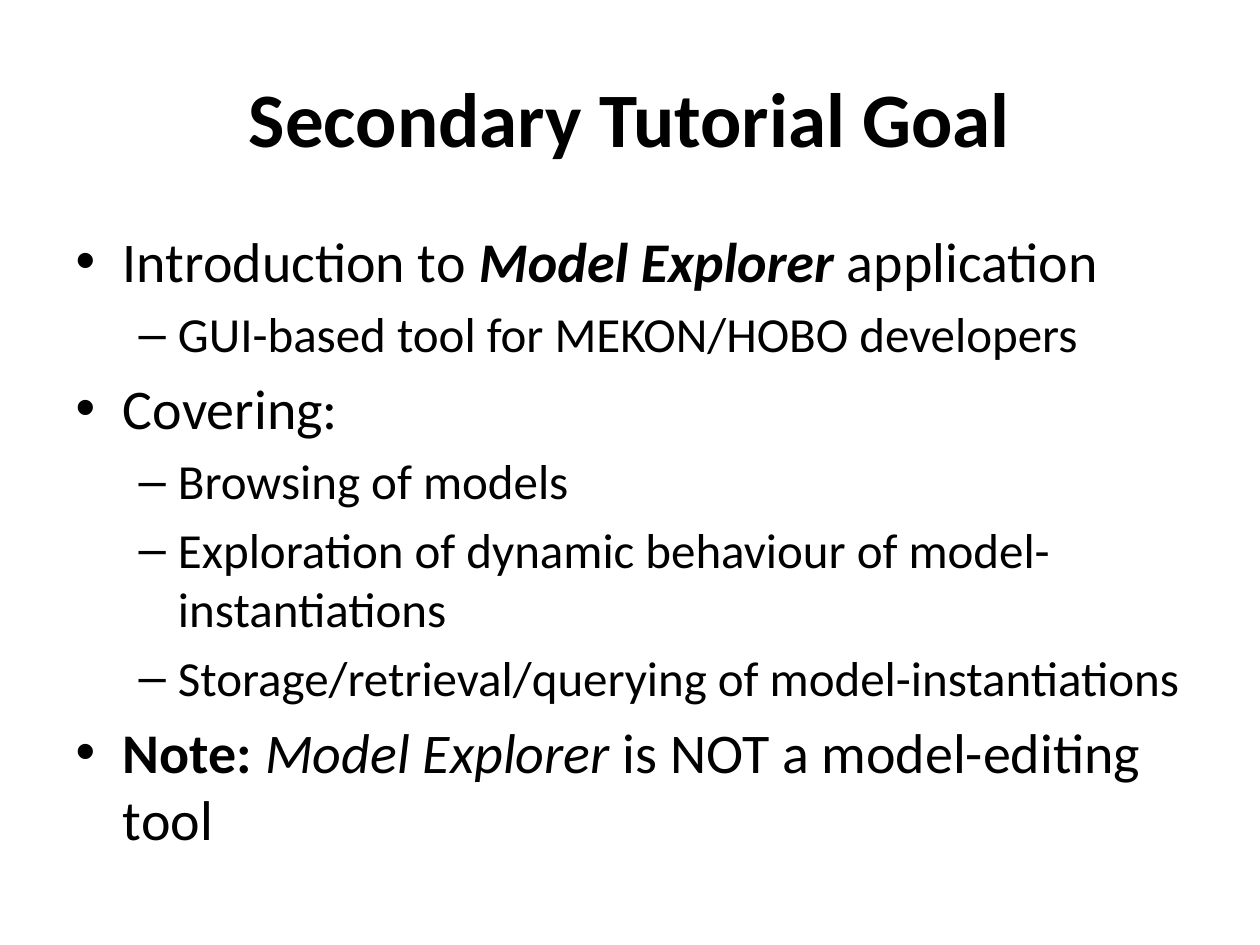
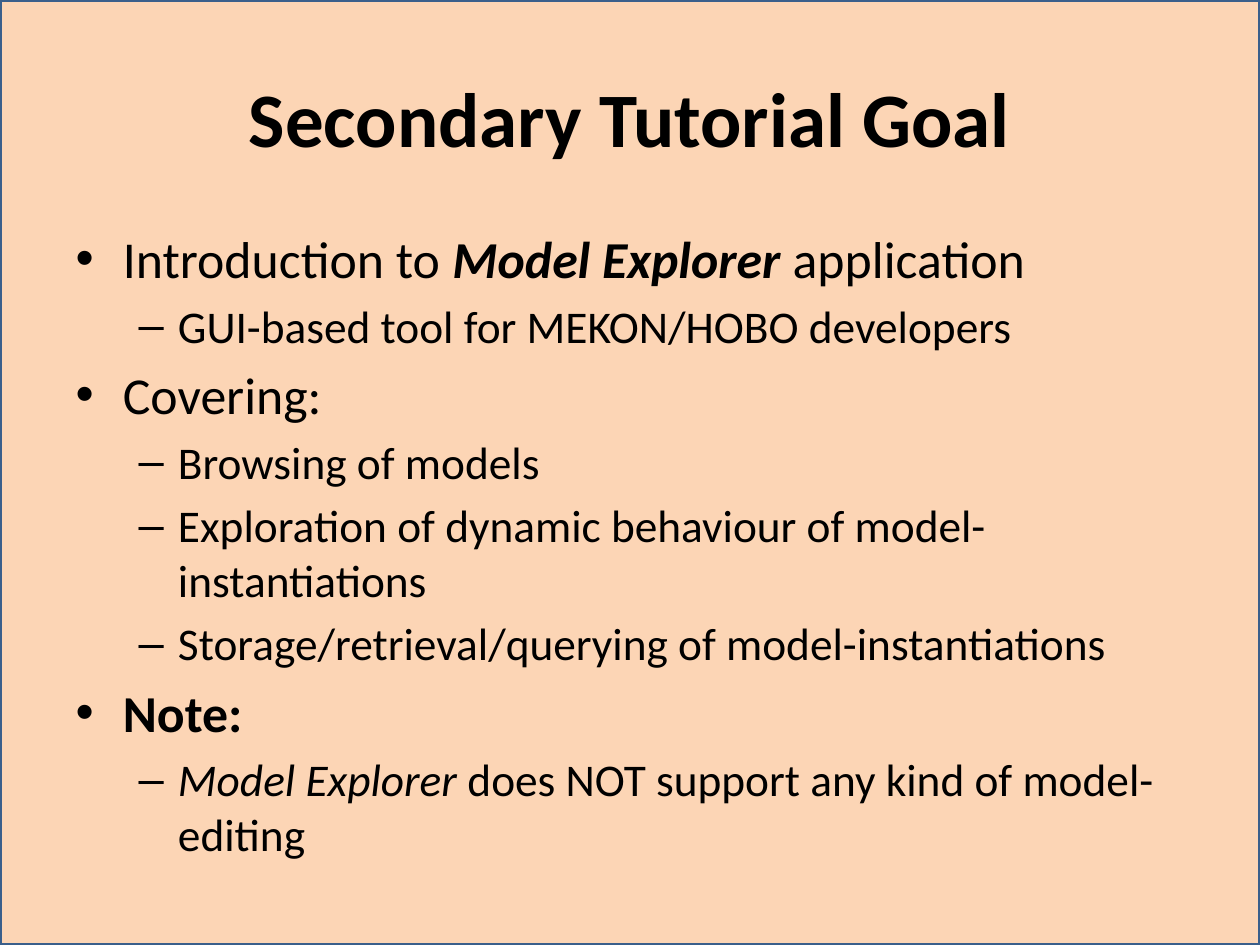
Before and after one commit to colin-puleston/mekon-hobo, a slide deck: slide 3 of docs/MEKON-HOBO Introductory Tutorial.pptx. Drawn at 1260x945 pixels with LibreOffice and Linux fonts; fonts in the diff are those of the drawing. Boxes give left, top, right and bottom in pixels: in the first picture for what was removed or moved away, otherwise in the second. Text is boxed around its words. In the diff, an @@ line names an element or a change of style, - is before the commit and + after.

```diff
--- a/docs/MEKON-HOBO Introductory Tutorial.pptx
+++ b/docs/MEKON-HOBO Introductory Tutorial.pptx
@@ rectangle added at [0,0,1260,945], fill #FCD5B5, outline #3A5F8C 2 pt @@
@@ text at [123,241,1105,668]: size 32 to 29.6 pt in "Introduction to Model Explorer application", "Covering:"; size 28 to 25.9 pt in "GUI-based tool for MEKON/HOBO developers", "Browsing of models", "Exploration of dynamic behaviour of model-instantiations", "Storage/retrieval/querying of model-instantiations" @@
@@ text at [123,698,1154,859]: text changed; size 32 to 25.9 pt @@
-• Note: Model Explorer is NOT a model-editing tool
+• Note:
+  – Model Explorer does NOT support any kind of model-editing
```
Also in this commit, not shown: 28 other slides changed, 1 slide added.
